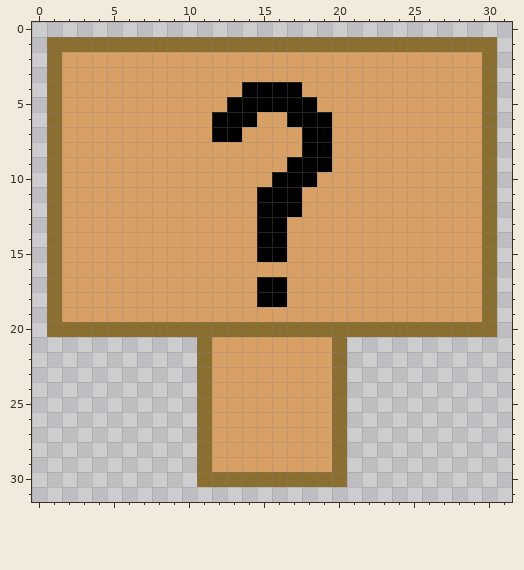
Pixel-art file -- assets/sprites/Sign_Info.aseprite. This is how it looked before the edit.
32x32 pixels, 1 frame.
The same view after the edit:
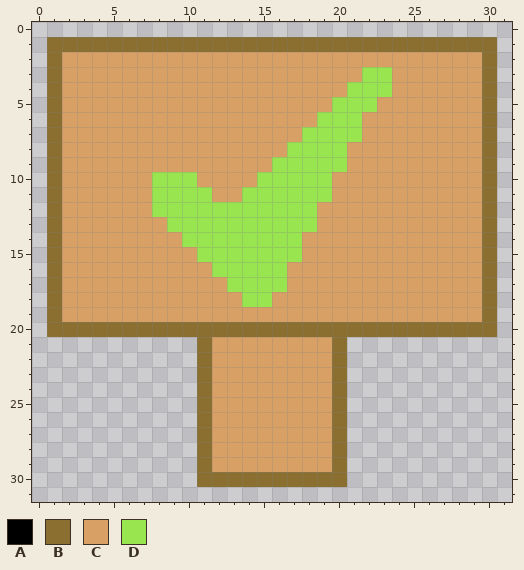
Palette (. is transparent): A #000000  B #8a6f30  C #d9a066  D #99e550
The exact change:
@@ x 6..25 @@
  2 CCCCCCCCCCCCCCCCCCCC
- 3 CCCCCCCCCCCCCCCCCCCC
- 4 CCCCCCCCAAAACCCCCCCC
- 5 CCCCCCCAAAAAACCCCCCC
- 6 CCCCCCAAACCAAACCCCCC
- 7 CCCCCCAACCCCAACCCCCC
- 8 CCCCCCCCCCCCAACCCCCC
- 9 CCCCCCCCCCCAAACCCCCC
-10 CCCCCCCCCCAAACCCCCCC
-11 CCCCCCCCCAAACCCCCCCC
-12 CCCCCCCCCAAACCCCCCCC
-13 CCCCCCCCCAACCCCCCCCC
-14 CCCCCCCCCAACCCCCCCCC
-15 CCCCCCCCCAACCCCCCCCC
-16 CCCCCCCCCCCCCCCCCCCC
-17 CCCCCCCCCAACCCCCCCCC
-18 CCCCCCCCCAACCCCCCCCC
+ 3 CCCCCCCCCCCCCCCCDDCC
+ 4 CCCCCCCCCCCCCCCDDDCC
+ 5 CCCCCCCCCCCCCCDDDCCC
+ 6 CCCCCCCCCCCCCDDDCCCC
+ 7 CCCCCCCCCCCCDDDDCCCC
+ 8 CCCCCCCCCCCDDDDCCCCC
+ 9 CCCCCCCCCCDDDDDCCCCC
+10 CCDDDCCCCDDDDDCCCCCC
+11 CCDDDDCCDDDDDDCCCCCC
+12 CCDDDDDDDDDDDCCCCCCC
+13 CCCDDDDDDDDDDCCCCCCC
+14 CCCCDDDDDDDDCCCCCCCC
+15 CCCCCDDDDDDDCCCCCCCC
+16 CCCCCCDDDDDCCCCCCCCC
+17 CCCCCCCDDDDCCCCCCCCC
+18 CCCCCCCCDDCCCCCCCCCC
 19 CCCCCCCCCCCCCCCCCCCC
Pixel boxes of the changes (left, top, right, bottom) in both pictures:
changed: (152, 67, 392, 307)
